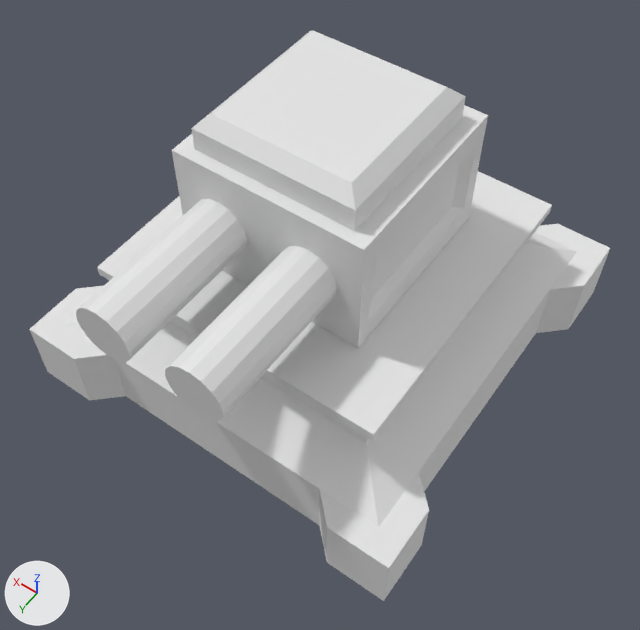
What one commit did to the Blender file Assets/Models/Tower-01-Turret.blend.
Before and after are seen from a camera (50 mm lens) standing at (-5.06, 2.36, 11.85) and looking at (-0.51, -4.0, 1.84). The lights are fixed; the arrows at lower left show +X, +Y and +Z.
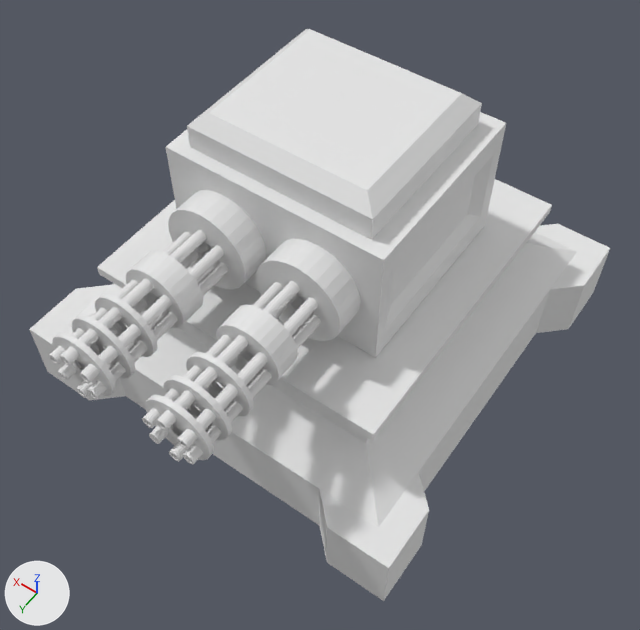
Commit message: Update tower models

ob_muzzle01_001 is not drawn itself; it is the parent of ob_cylinder_000, ob_circle_009, ob_circle_008, ob_circle_007, ob_circle_006, ob_circle_005.
ob_muzzle01 is not drawn itself; it is the parent of ob_circle_004, ob_circle_003, ob_circle_002, ob_circle_001, ob_circle, ob_cylinder_002.

Diff of the bpy script that builds the scene:
```diff
--- a/Assets/Models/Tower-01-Turret.blend.py
+++ b/Assets/Models/Tower-01-Turret.blend.py
@@ ob_cube_001 @@
 ob_cube_001 = bpy.data.objects.new('Cube.001', me_cube_002)
-ob_cube_001.location = (0.0, -5.0, 2.54)
-ob_cube_001.scale = (1.47, 1.47, 1.0)
+ob_cube_001.location = (-0.08, -5.0, 2.54)
+ob_cube_001.scale = (1.65, 1.47, 1.0)
@@ ob_cylinder_001 @@
-ob_cylinder_001 = bpy.data.objects.new('Cylinder.001', me_cylinder_001)
@@ ob_cylinder @@
-ob_cylinder = bpy.data.objects.new('Cylinder', me_cylinder)
@@ ob_cylinder_002 @@
+ob_cylinder_002 = bpy.data.objects.new('Cylinder.002', me_cylinder_002)  # 34 vertices, 17 faces; spans x -0.08..0.08, y -1.3..1.3, z -0.08..0.08; modifiers ARRAY, SOLIDIFY
+ob_cylinder_002.parent = ob_muzzle01
+ob_cylinder_002.location = (8.048, 3.003, 3.249)
@@ ob_muzzle01 @@
+ob_muzzle01 = bpy.data.objects.new('Muzzle01', None)
+ob_muzzle01.parent = ob_muzzleorigin01
+ob_muzzle01.location = (0.691, -1.988, 3.557)
+ob_muzzle01.rotation_euler = (0.0, -1.045, 0.0)  # degrees (0, -60, 0)
@@ ob_muzzleorigin01 @@
+ob_muzzleorigin01 = bpy.data.objects.new('MuzzleOrigin01', None)
+ob_muzzleorigin01.location = (0.655, -3.146, 3.275)
@@ ob_circle @@
+ob_circle = bpy.data.objects.new('Circle', me_circle)  # 145 vertices, 32 faces; spans x -0.47..0.47, y -0.47..0.47, z -0.038..0.038
+ob_circle.parent = ob_muzzle01
+ob_circle.location = (7.772, 4.11, 3.15)
+ob_circle.rotation_euler = (1.571, 0.0, 0.0)  # degrees (90, 0, 0)
@@ ob_circle_001 @@
+ob_circle_001 = bpy.data.objects.new('Circle.001', me_circle.copy())
+ob_circle_001.parent = ob_muzzle01
+ob_circle_001.location = (7.772, 3.793, 3.15)
+ob_circle_001.rotation_euler = (1.571, 0.0, 0.0)  # degrees (90, 0, 0)
@@ ob_circle_002 @@
+ob_circle_002 = bpy.data.objects.new('Circle.002', me_circle.copy())
+ob_circle_002.parent = ob_muzzle01
+ob_circle_002.location = (7.772, 3.402, 3.15)
+ob_circle_002.rotation_euler = (1.571, 0.0, 0.0)  # degrees (90, 0, 0)
@@ ob_circle_003 @@
+ob_circle_003 = bpy.data.objects.new('Circle.003', me_circle_003)  # 145 vertices, 32 faces; spans x -0.47..0.47, y -0.47..0.47, z -0.038..0.342
+ob_circle_003.parent = ob_muzzle01
+ob_circle_003.location = (7.772, 2.858, 3.15)
+ob_circle_003.rotation_euler = (1.571, 0.0, 0.0)  # degrees (90, 0, 0)
@@ ob_circle_004 @@
+ob_circle_004 = bpy.data.objects.new('Circle.004', me_circle_003.copy())
+ob_circle_004.parent = ob_muzzle01
+ob_circle_004.location = (7.772, 1.845, 3.15)
+ob_circle_004.rotation_euler = (1.571, 0.0, 0.0)  # degrees (90, 0, 0)
+ob_circle_004.scale = (1.37, 1.37, 1.37)
@@ ob_circle_005 @@
+ob_circle_005 = bpy.data.objects.new('Circle.005', me_circle_003.copy())
+ob_circle_005.parent = ob_muzzle01_001
+ob_circle_005.location = (7.772, 1.845, 3.15)
+ob_circle_005.rotation_euler = (1.571, 0.0, 0.0)  # degrees (90, 0, 0)
+ob_circle_005.scale = (1.37, 1.37, 1.37)
@@ ob_muzzle01_001 @@
+ob_muzzle01_001 = bpy.data.objects.new('Muzzle01.001', None)
+ob_muzzle01_001.parent = ob_muzzleorigin02
+ob_muzzle01_001.location = (0.691, -1.988, 3.557)
+ob_muzzle01_001.rotation_euler = (0.0, -1.045, 0.0)  # degrees (0, -60, 0)
@@ ob_muzzleorigin02 @@
+ob_muzzleorigin02 = bpy.data.objects.new('MuzzleOrigin02', None)
+ob_muzzleorigin02.location = (-0.813, -3.146, 3.275)
@@ ob_circle_006 @@
+ob_circle_006 = bpy.data.objects.new('Circle.006', me_circle_003.copy())
+ob_circle_006.parent = ob_muzzle01_001
+ob_circle_006.location = (7.772, 2.858, 3.15)
+ob_circle_006.rotation_euler = (1.571, 0.0, 0.0)  # degrees (90, 0, 0)
@@ ob_circle_007 @@
+ob_circle_007 = bpy.data.objects.new('Circle.007', me_circle.copy())
+ob_circle_007.parent = ob_muzzle01_001
+ob_circle_007.location = (7.772, 3.402, 3.15)
+ob_circle_007.rotation_euler = (1.571, 0.0, 0.0)  # degrees (90, 0, 0)
@@ ob_circle_008 @@
+ob_circle_008 = bpy.data.objects.new('Circle.008', me_circle.copy())
+ob_circle_008.parent = ob_muzzle01_001
+ob_circle_008.location = (7.772, 3.793, 3.15)
+ob_circle_008.rotation_euler = (1.571, 0.0, 0.0)  # degrees (90, 0, 0)
@@ ob_circle_009 @@
+ob_circle_009 = bpy.data.objects.new('Circle.009', me_circle.copy())
+ob_circle_009.parent = ob_muzzle01_001
+ob_circle_009.location = (7.772, 4.11, 3.15)
+ob_circle_009.rotation_euler = (1.571, 0.0, 0.0)  # degrees (90, 0, 0)
@@ ob_cylinder_000 @@
+ob_cylinder_000 = bpy.data.objects.new('Cylinder.000', me_cylinder_002.copy())  # modifiers ARRAY, SOLIDIFY
+ob_cylinder_000.parent = ob_muzzle01_001
+ob_cylinder_000.location = (8.048, 3.003, 3.249)
```

Where the change shows, as pixel boxes [x1, y1, x2, y2] in the pictures (640 x 630 px):
'Cube.001', moved, rescaled (8% wider)
    before: [172, 31, 488, 348]
    after: [166, 29, 506, 358]
'Cylinder', deleted
    before: [165, 246, 337, 422]
'Cylinder.001', deleted
    before: [76, 199, 247, 363]
'Cylinder.000', added
    after: [142, 281, 321, 465]
'Cylinder.002', added
    after: [49, 230, 229, 399]
'Circle.005', added
    after: [256, 239, 360, 341]
'Circle.004', added
    after: [168, 190, 266, 290]
'Circle.006', added
    after: [216, 304, 298, 385]
'Circle.003', added
    after: [126, 251, 203, 328]
'Circle.009', added
    after: [145, 395, 214, 460]
'Circle.007', added
    after: [186, 352, 254, 416]
'Circle.008', added
    after: [164, 375, 232, 440]
'Circle', added
    after: [52, 332, 117, 396]
'Circle.002', added
    after: [95, 294, 158, 357]
'Circle.001', added
    after: [72, 315, 135, 378]
